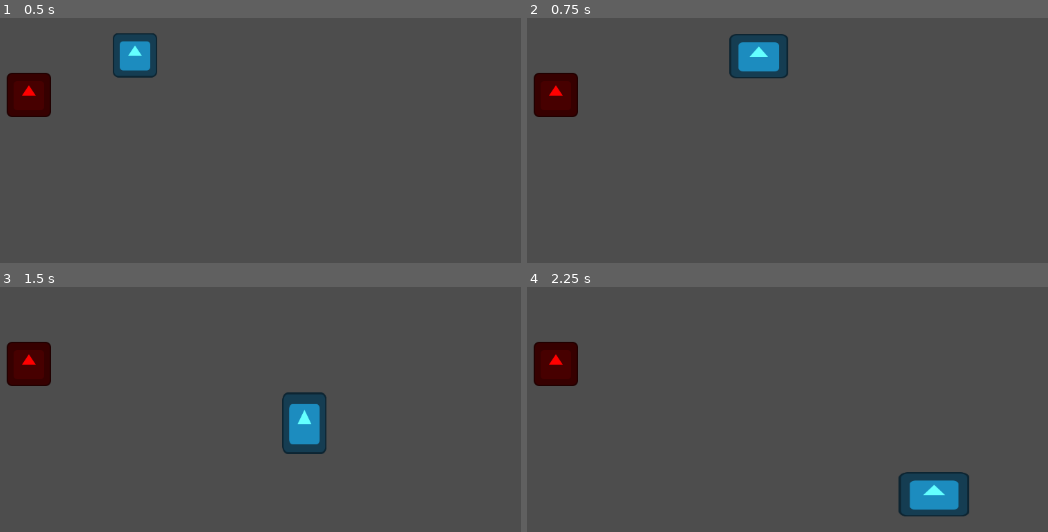
Above: before the commit, frames 1-4 (two rows, left to right).
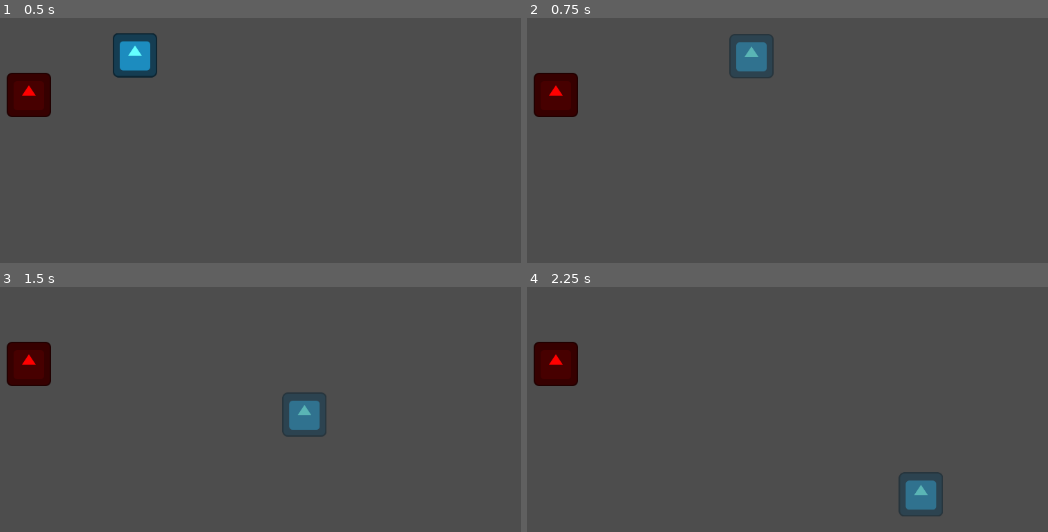
Above: after the commit, the same moments.

Repository: shafayatb/basic-2d-top-down-example
Game: Godot game, scene res://playground.tscn
Two runs of this game, one before a commit and one after it. Both use one fixed random seed, a clock stepped at 60 frames per second and the inputs below. The project has no main scene, so this scene is started directly. The engine's default icon, where the game draws it, is replaced by a stand-in: a white triangle on a blue panel in a dark square.
Inputs:
- Up to frame 1 (0.5 s): no input
- Up to frame 2 (0.75 s): tap Enter at 0.5 s; hold Right (ui_right) from 0.53 s (still down); tap Ctrl (Dash) at 0.6 s
- Up to frame 3 (1.5 s): release Right (ui_right) at 1.28 s; hold Down (ui_down) from 1.28 s (still down); tap Ctrl (Dash) at 1.35 s
- Up to frame 4 (2.25 s): release Down (ui_down) at 2.03 s; hold Right (ui_right) from 2.03 s (still down); tap Ctrl (Dash) at 2.1 s

Frame 1 is identical in both runs. In frame 2, 1.5% of the frame differs, in the area x 38-51%, y 6-25%; in frame 3, 1.6%; in frame 4, 1.9%, in the area x 71-85%, y 75-94%.

Commit message:
6e. Dash animation

Diff:
--- a/node_state_machine/dash_state.gd
+++ b/node_state_machine/dash_state.gd
@@ -9,9 +9,10 @@
 var dash_dir: Vector2 = Vector2.ZERO
 const DASH_RELOAD_COST: float = 0.5
 var dash_reload_time: float = 0.0
+var player: CharacterBody2D
 
 func enter() -> void:
-	var character = state_machine.get_parent()
+	player = state_machine.get_parent()
 	dash_timer = DASH_TIME
 	dash_dir = Vector2(
 		Input.get_action_strength("ui_right") - Input.get_action_strength("ui_left"),
@@ -19,14 +20,15 @@
 	).normalized()
 	if dash_dir == Vector2.ZERO:
 		dash_dir = Vector2.RIGHT.normalized()
-	character.velocity = dash_dir * DASH_SPEED
+	player.playback.travel("Dash")
+	player.animation_tree["parameters/Dash/blend_position"] = player.input_direction
+	player.velocity = dash_dir * DASH_SPEED
 
 func physics_update(delta: float):
-	var character = state_machine.get_parent()
 	dash_timer -= delta
 	if dash_timer > 0.0:
-		character.velocity = dash_dir * DASH_SPEED
-		character.move_and_slide()
+		player.velocity = dash_dir * DASH_SPEED
+		player.move_and_slide()
 	else:
 		exit_dash()
 		return
--- a/player/player.tscn
+++ b/player/player.tscn
@@ -36,6 +36,18 @@
 "update": 0,
 "values": [Vector2(1, 1)]
 }
+tracks/2/type = "value"
+tracks/2/imported = false
+tracks/2/enabled = true
+tracks/2/path = NodePath("Icon:modulate")
+tracks/2/interp = 1
+tracks/2/loop_wrap = true
+tracks/2/keys = {
+"times": PackedFloat32Array(0),
+"transitions": PackedFloat32Array(1),
+"update": 0,
+"values": [Color(0.39215687, 1, 1, 1)]
+}
 
 [sub_resource type="Animation" id="Animation_qjkh3"]
 resource_name = "idle"
@@ -167,6 +179,19 @@
 
 [sub_resource type="Animation" id="Animation_2ieo8"]
 resource_name = "dash"
+length = 0.2
+tracks/0/type = "value"
+tracks/0/imported = false
+tracks/0/enabled = true
+tracks/0/path = NodePath("Icon:modulate")
+tracks/0/interp = 1
+tracks/0/loop_wrap = true
+tracks/0/keys = {
+"times": PackedFloat32Array(0, 0.2),
+"transitions": PackedFloat32Array(1, 1),
+"update": 0,
+"values": [Color(0.39215687, 1, 1, 0.16862746), Color(0.39215687, 1, 1, 1)]
+}
 
 [sub_resource type="AnimationLibrary" id="AnimationLibrary_rgyib"]
 _data = {
@@ -178,6 +203,28 @@
 &"move_right": SubResource("Animation_boad6"),
 &"move_up": SubResource("Animation_hg6s5")
 }
+
+[sub_resource type="AnimationNodeAnimation" id="AnimationNodeAnimation_kb6p2"]
+animation = &"dash"
+
+[sub_resource type="AnimationNodeAnimation" id="AnimationNodeAnimation_wodsf"]
+animation = &"dash"
+
+[sub_resource type="AnimationNodeAnimation" id="AnimationNodeAnimation_32hag"]
+animation = &"dash"
+
+[sub_resource type="AnimationNodeAnimation" id="AnimationNodeAnimation_tqiix"]
+animation = &"dash"
+
+[sub_resource type="AnimationNodeBlendSpace2D" id="AnimationNodeBlendSpace2D_e7oew"]
+blend_point_0/node = SubResource("AnimationNodeAnimation_kb6p2")
+blend_point_0/pos = Vector2(-1, 0)
+blend_point_1/node = SubResource("AnimationNodeAnimation_wodsf")
+blend_point_1/pos = Vector2(0, 1)
+blend_point_2/node = SubResource("AnimationNodeAnimation_32hag")
+blend_point_2/pos = Vector2(1, 0)
+blend_point_3/node = SubResource("AnimationNodeAnimation_tqiix")
+blend_point_3/pos = Vector2(0, -1)
 
 [sub_resource type="AnimationNodeAnimation" id="AnimationNodeAnimation_g6k8r"]
 animation = &"idle"
@@ -236,13 +283,31 @@
 advance_mode = 2
 advance_condition = &"not_moving"
 
+[sub_resource type="AnimationNodeStateMachineTransition" id="AnimationNodeStateMachineTransition_c35mf"]
+advance_mode = 2
+advance_condition = &"is_dashing"
+
+[sub_resource type="AnimationNodeStateMachineTransition" id="AnimationNodeStateMachineTransition_65viv"]
+advance_mode = 2
+advance_condition = &"not_moving"
+
+[sub_resource type="AnimationNodeStateMachineTransition" id="AnimationNodeStateMachineTransition_x7c3f"]
+advance_mode = 2
+advance_condition = &"is_moving"
+
+[sub_resource type="AnimationNodeStateMachineTransition" id="AnimationNodeStateMachineTransition_bjvpn"]
+advance_mode = 2
+advance_condition = &"is_dashing"
+
 [sub_resource type="AnimationNodeStateMachine" id="AnimationNodeStateMachine_2ieo8"]
+states/Dash/node = SubResource("AnimationNodeBlendSpace2D_e7oew")
+states/Dash/position = Vector2(698.5926, 125)
 states/Idle/node = SubResource("AnimationNodeBlendSpace2D_kb6p2")
 states/Idle/position = Vector2(481.59256, 53)
 states/Move/node = SubResource("AnimationNodeBlendSpace2D_8t03j")
-states/Move/position = Vector2(492.9463, 136)
-transitions = ["Start", "Idle", SubResource("AnimationNodeSt …(136 unchanged characters)… mationNodeStateMachineTransition_tqiix")]
-graph_offset = Vector2(-93.40743, 0)
+states/Move/position = Vector2(448.9463, 202)
+transitions = ["Start", "Idle", SubResource("AnimationNodeSt …(136 unchanged characters)… mationNodeStateMachineTransition_tqiix"), "Idle", "Dash", SubResource("AnimationNodeStateMachineTransition_c35mf"), "Dash", "Idle", SubResource("AnimationNodeStateMachineTransition_65viv"), "Dash", "Move", SubResource("AnimationNodeStateMachineTransition_x7c3f"), "Move", "Dash", SubResource("AnimationNodeStateMachineTransition_bjvpn")]
+graph_offset = Vector2(243.28537, 0)
 
 [node name="Player" type="CharacterBody2D"]
 scale = Vector2(0.5, 0.5)
@@ -280,7 +345,9 @@
 [node name="AnimationTree" type="AnimationTree" parent="."]
 tree_root = SubResource("AnimationNodeStateMachine_2ieo8")
 anim_player = NodePath("../AnimationPlayer")
+parameters/conditions/is_dashing = false
 parameters/conditions/is_moving = false
 parameters/conditions/not_moving = false
+parameters/Dash/blend_position = Vector2(0.03752756, 1.0358744)
 parameters/Idle/blend_position = Vector2(-0.9953052, 0.010988951)
 parameters/Move/blend_position = Vector2(0.27814567, 0.21973085)
Not shown: 1 places in player/player.tscn that only renumber resources
